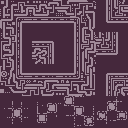
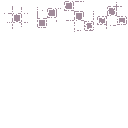
Layer changes from the first 128 × 128 image to the second:
painted on "Layer 6 Merged" over (0, 0, 128, 128)
hid "Bg" over (0, 0, 128, 128)
